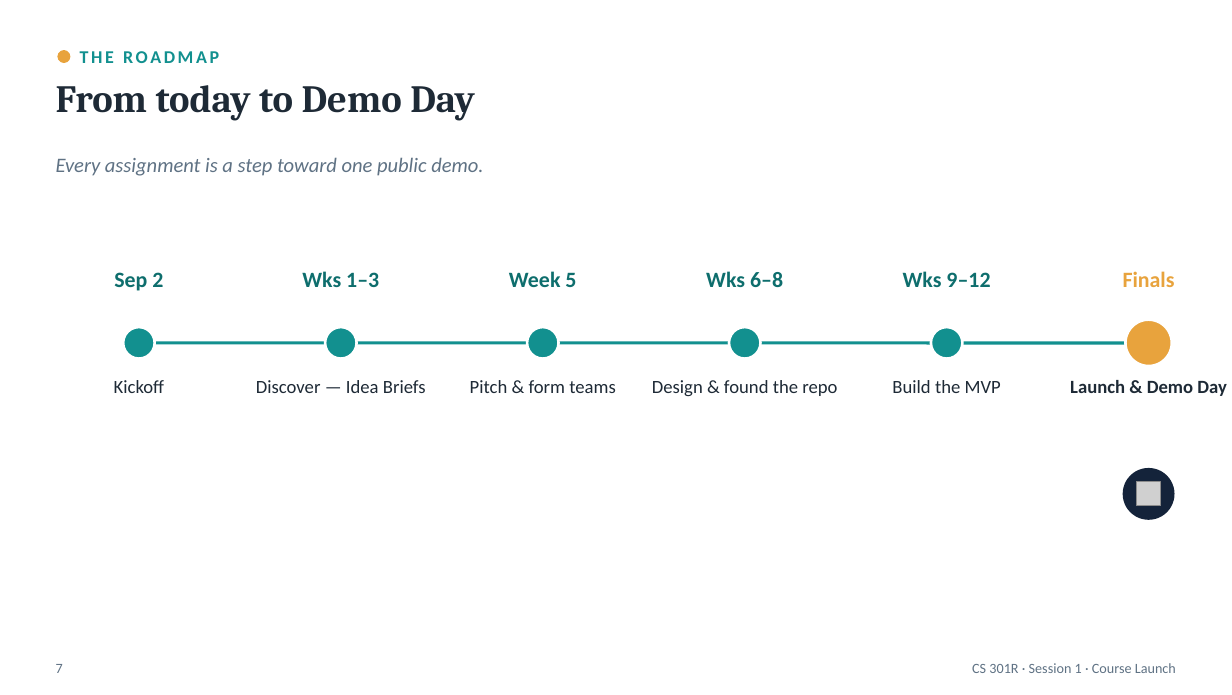
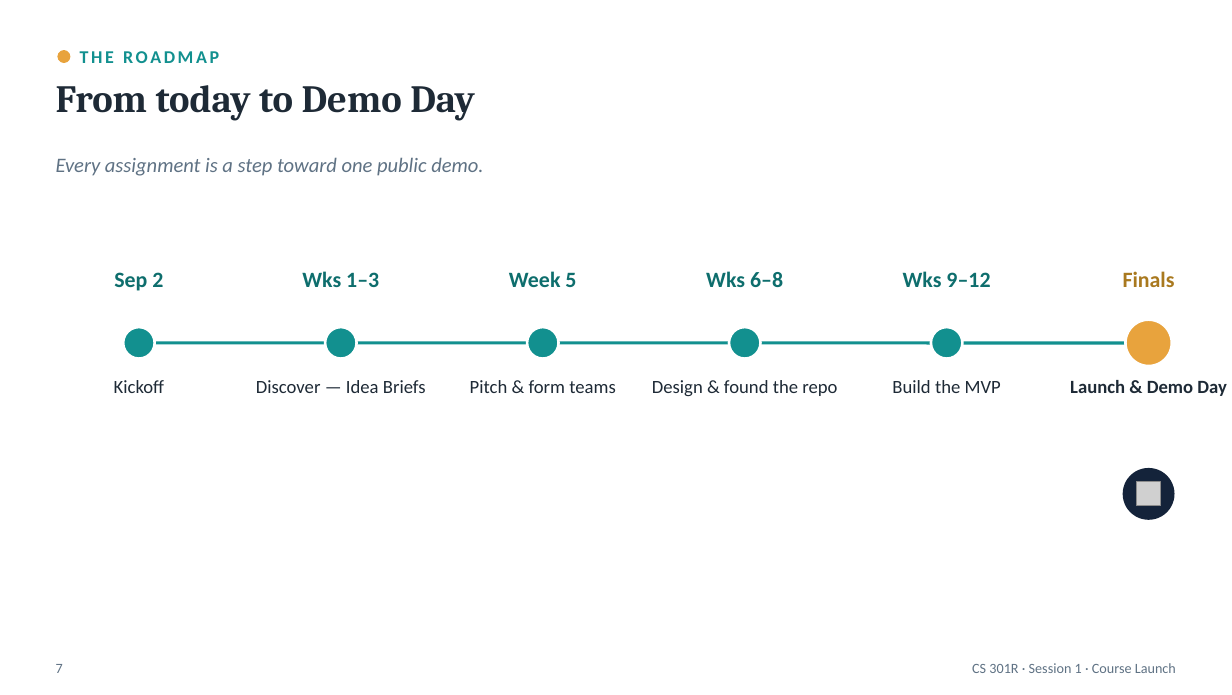
Before and after one commit to BYU-CS-Course-Ops/CS380, a slide deck: slide 7 of canvas_material/lectures/powerpoint/Session01-CourseLaunch.pptx. Drawn at 1232x695 pixels with LibreOffice and Linux fonts; fonts in the diff are those of the drawing; grey boxes stand for pictures. Boxes give left, top, right and bottom in pixels: in the first picture for what was removed or moved away, otherwise in the second. Text is boxed around its words. In the diff, an @@ line names an element or a change of style, - is before the commit and + after.

```diff
--- a/canvas_material/lectures/powerpoint/Session01-CourseLaunch.pptx
+++ b/canvas_material/lectures/powerpoint/Session01-CourseLaunch.pptx
@@ text "Finals" at box(1123, 271, 1175, 287): text colour #E8A33D to #A9791F @@
```
Also in this commit, not shown: 2 other slides changed, 10 other files.
